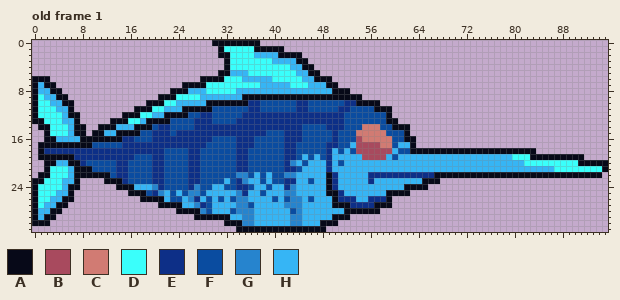
File history of a pixel-art file, Asperite FIles/temp_marlin.aseprite. This is how it looked before the edit.
96x32 pixels, 1 frame. Shown: old frame 1. The commit also changed other frames, which this record leaves out.
Visible layers, top first: "HEAD", "Layer 2", "TAIL".
Palette (. is transparent): A #070918  B #a84a5e  C #d17b73  D #3afffb  E #0d2f87  F #0a4ca0  G #2684ce  H #36b5f5
Pixels before, old frame 1 (only the part around the change), first column x 66:
 0 ..............................
 1 ..............................
 2 ..............................
 3 ..............................
 4 ..............................
 5 ..............................
 6 ..............................
 7 ..............................
 8 ..............................
 9 ..............................
10 ..............................
11 ..............................
12 ..............................
13 ..............................
14 ..............................
15 ..............................
16 ..............................
17 ..............................
18 AAAAAAAAAAAAAAAAAA............
19 HHHHHHHHHHHHHHDDDAAAAAAAAA....
20 HHHHHHHHHHHHHHHHDDDDDDDDDAAAAA
21 HHHHHHHHHHHHHHHHHHHHHDDDDDDDDA
22 EAAAAAAAAAAAAAAAAAAAAAAAAAAAA.
23 AA............................
24 ..............................
25 ..............................
26 ..............................
27 ..............................
28 ..............................
29 ..............................
30 ..............................
31 ..............................
The result:
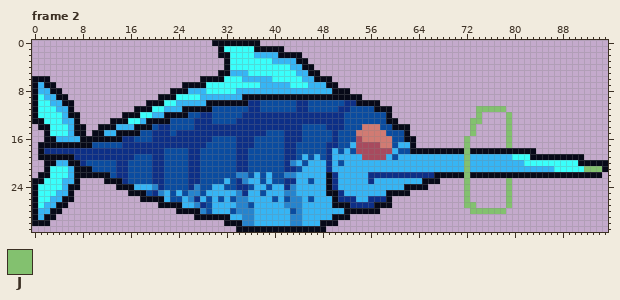
Colours new in this view: J #83c16f
A new or re-ordered frame is compared with the old frame closest to it.
Diff:
frames 1 -> 7
Changed rows in their new state; - is an unchanged pixel.
Frame 2 is new; against old frame 1, layer "HEAD":
first column x 72:
11 --JJJJJ----------------
12 --J----J---------------
13 -JJ----J---------------
14 -J-----J---------------
15 -J-----J---------------
16 J------J---------------
17 J------J---------------
18 J----------------------
19 J----------------------
20 J----------------------
21 J-------------------JJJ
22 J----------------------
23 J------J---------------
24 J------J---------------
25 J------J---------------
26 J------J---------------
27 JJ-----J---------------
28 -JJJJJJ----------------
